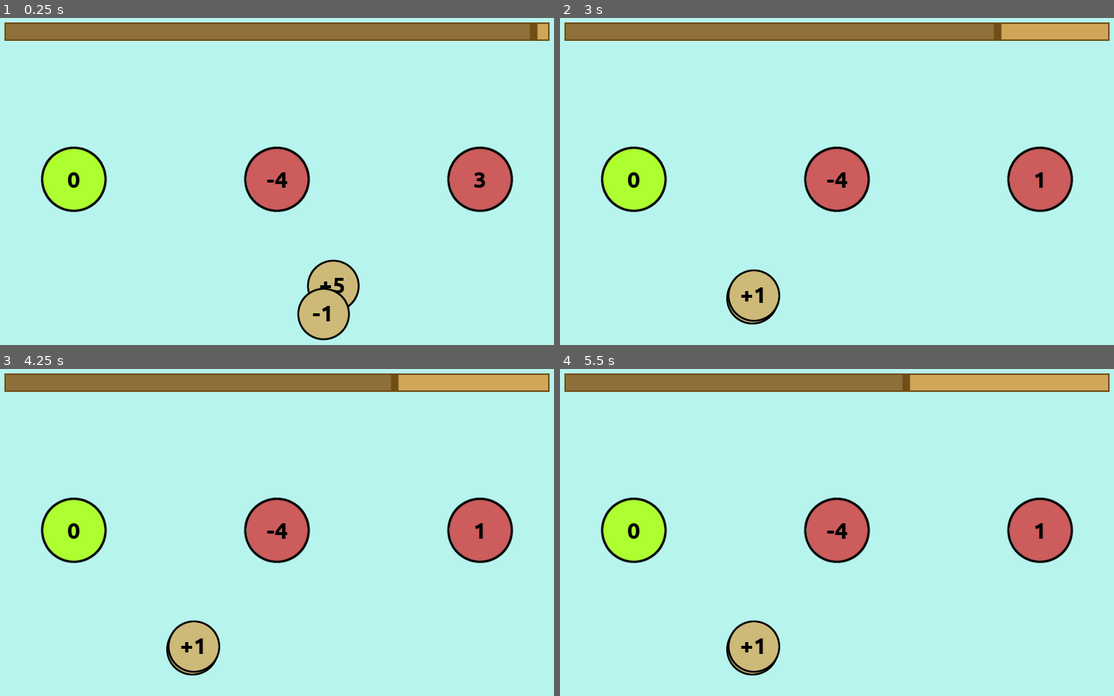
Above: before the commit, frames 1-4 (two rows, left to right).
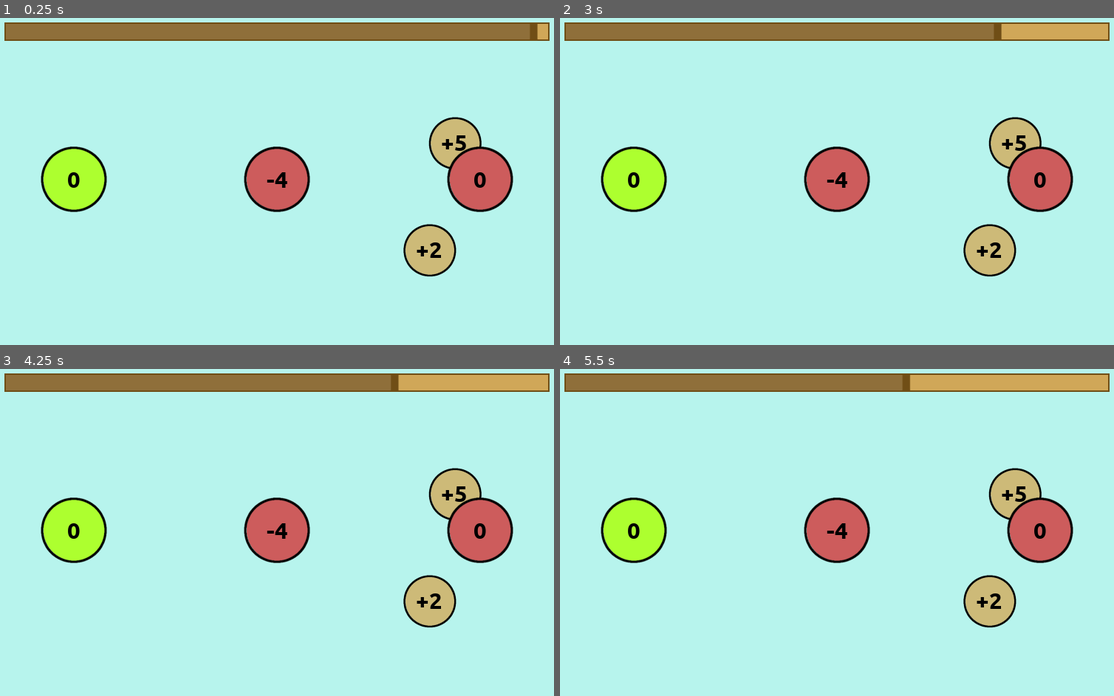
Above: after the commit, the same moments.

Repository: moisesjbc/contando-hasta-100
Game: Godot game, scene res://gameplay/main/main.tscn
Two runs of this game, one before a commit and one after it. Both use one fixed random seed, a clock stepped at 60 frames per second and the inputs below.
Inputs (mouse positions are in pixels of both pictures, inside the frame that each line leads up to):
- Up to frame 1 (0.25 s): no input
- Up to frame 2 (3 s): move the mouse to (632, 178) at 0.52 s; click (632, 178) at 0.67 s; tap Enter at 1.25 s; move the mouse to (837, 178) at 1.27 s; click (837, 178) at 1.42 s; move the mouse to (892, 286) at 2.02 s; click (892, 286) at 2.17 s; move the mouse to (1041, 178) at 2.77 s; click (1041, 178) at 2.92 s
- Up to frame 3 (4.25 s): move the mouse to (277, 529) at 3.52 s; click (277, 529) at 3.67 s
- Up to frame 4 (5.5 s): move the mouse to (1041, 529) at 4.27 s; click (1041, 529) at 4.42 s; tap Space at 5 s; move the mouse to (753, 646) at 5.02 s; click (753, 646) at 5.17 s

The runs differ from the first frame. In frame 1, 4.3% of the frame differs, in the area x 53-88%, y 30-99%; in frame 2, 3.6%; in frame 3, 3.6%; in frame 4, 3.6%.

Commit message:
Adjust balls respawn position

Diff:
--- a/godot-project/gameplay/balls_manager/balls_manager.gd
+++ b/godot-project/gameplay/balls_manager/balls_manager.gd
@@ -62,12 +62,19 @@
 
 			var operation_ball = operation_ball_scene.instance()
 
-			operation_ball.global_position = Vector2(randi() % 1000, randi() % 700)
+			operation_ball.global_position = _get_random_respawn_position()
 			$balls.add_child(operation_ball)
 			operation_ball.set_operation(current_operation["expression_label"] % constant, current_operation["expression_str"] % constant)
 			operation_ball.connect("operation_ball_selected", self, "_on_operation_ball_selected")
 		else:
 			numeric_ball.set_value(i)
+
+
+func _get_random_respawn_position():
+	return Vector2(
+		$respawn_region/top_left_corner.global_position.x + randi() % int($respawn_region/bottom_right_coner.global_position.x - $respawn_region/top_left_corner.global_position.x),
+		$respawn_region/top_left_corner.global_position.y + randi() % int($respawn_region/bottom_right_coner.global_position.y - $respawn_region/top_left_corner.global_position.y)
+	)
 
 func _ready():
 	reset()
--- a/godot-project/gameplay/balls_manager/balls_manager.tscn
+++ b/godot-project/gameplay/balls_manager/balls_manager.tscn
@@ -6,3 +6,11 @@
 script = ExtResource( 3 )
 
 [node name="balls" type="Node" parent="."]
+
+[node name="respawn_region" type="Node2D" parent="."]
+
+[node name="top_left_corner" type="Position2D" parent="respawn_region"]
+position = Vector2( 110, 117 )
+
+[node name="bottom_right_coner" type="Position2D" parent="respawn_region"]
+position = Vector2( 1170, 599 )
